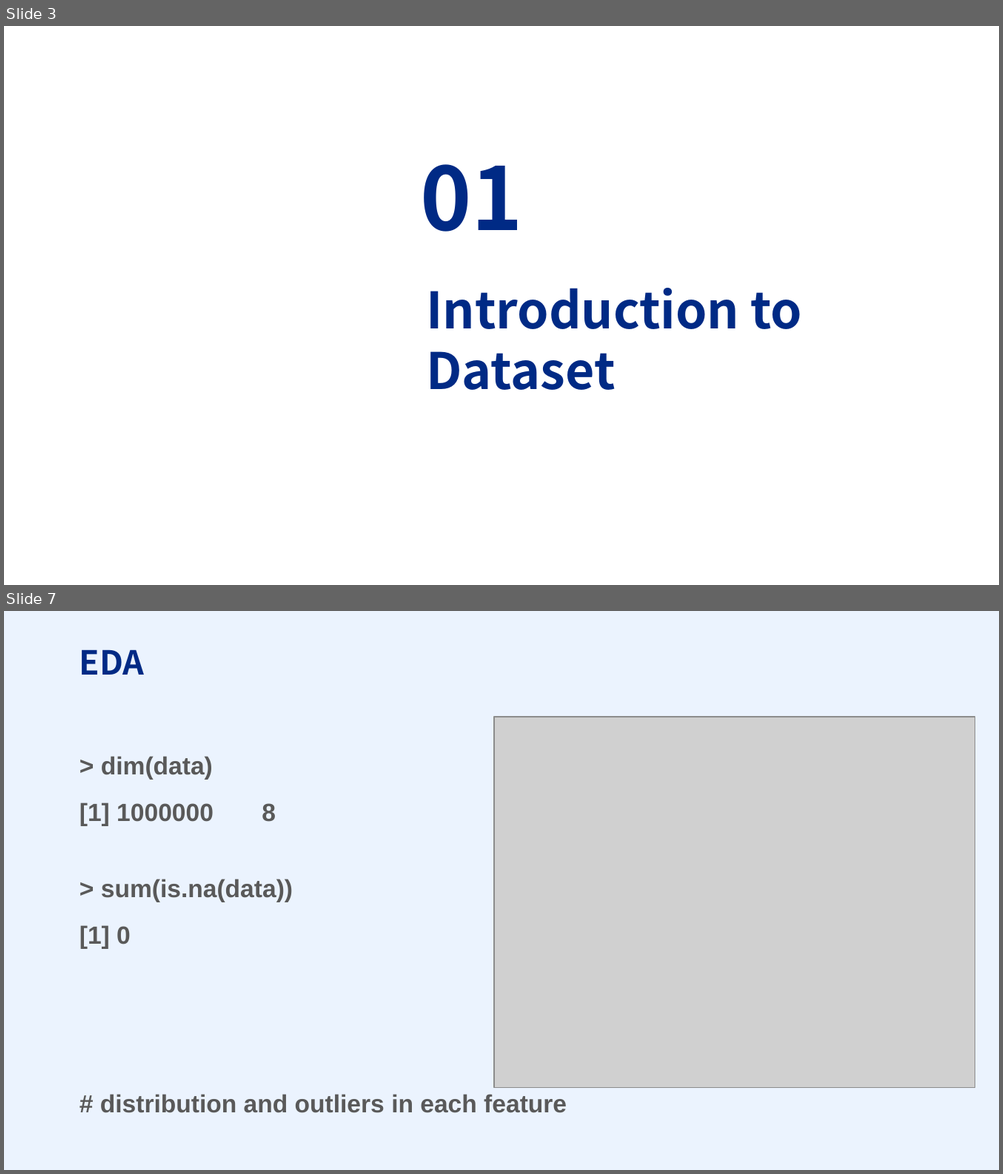
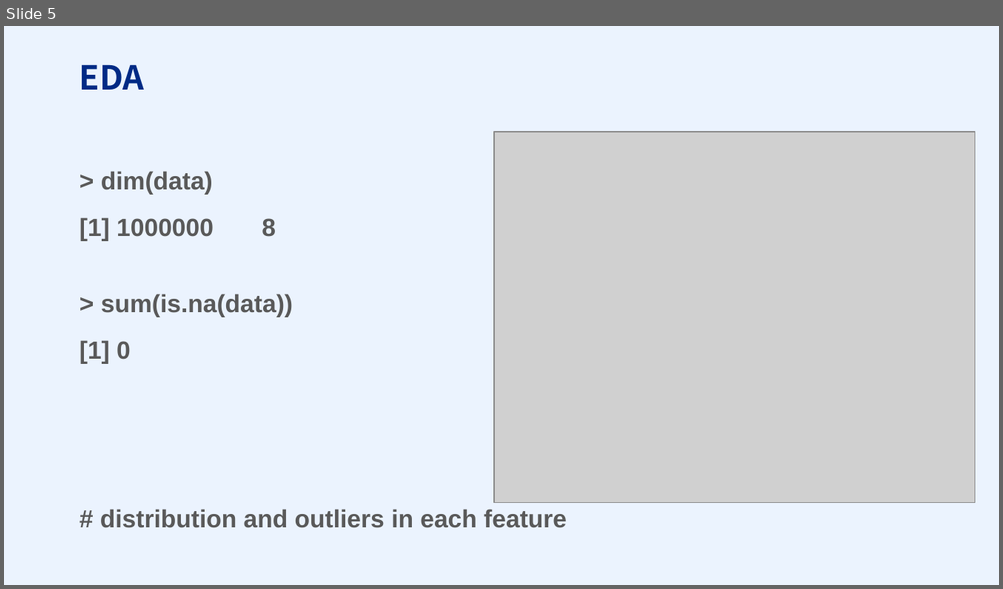
Before and after one commit to PSTAT197-F23/PSTAT197A_FP_Group1, a slide deck: scripts/drafts/PRESENTATION.pptx. Shown one above the other, each under a label of ours: slides 3 and 7 before the commit, slide 5 after it; the slides between them are not shown. The pictures are 1003x1174 and 1003x589 pixels, drawn with LibreOffice and Linux fonts; fonts in the diff are those of the drawing; grey boxes stand for pictures; background and template pictures are left out. Boxes give left, top, right and bottom in pixels: in the first picture for what was removed or moved away, otherwise in the second. Text is boxed around its words. In the diff, an @@ line names an element or a change of style, - is before the commit and + after.

```diff
--- a/scripts/drafts/PRESENTATION.pptx
+++ b/scripts/drafts/PRESENTATION.pptx
@@ slide 3 removed at [4,26,999,585], background picture (left out) @@
@@ text removed at [420,164,523,232] @@
-01
@@ text removed at [426,288,802,390] @@
-Introduction to Dataset
@@ what was slide 7 is now slide 5 @@
```
Also in this commit, not shown: 4 slides changed, 1 other slide removed.
